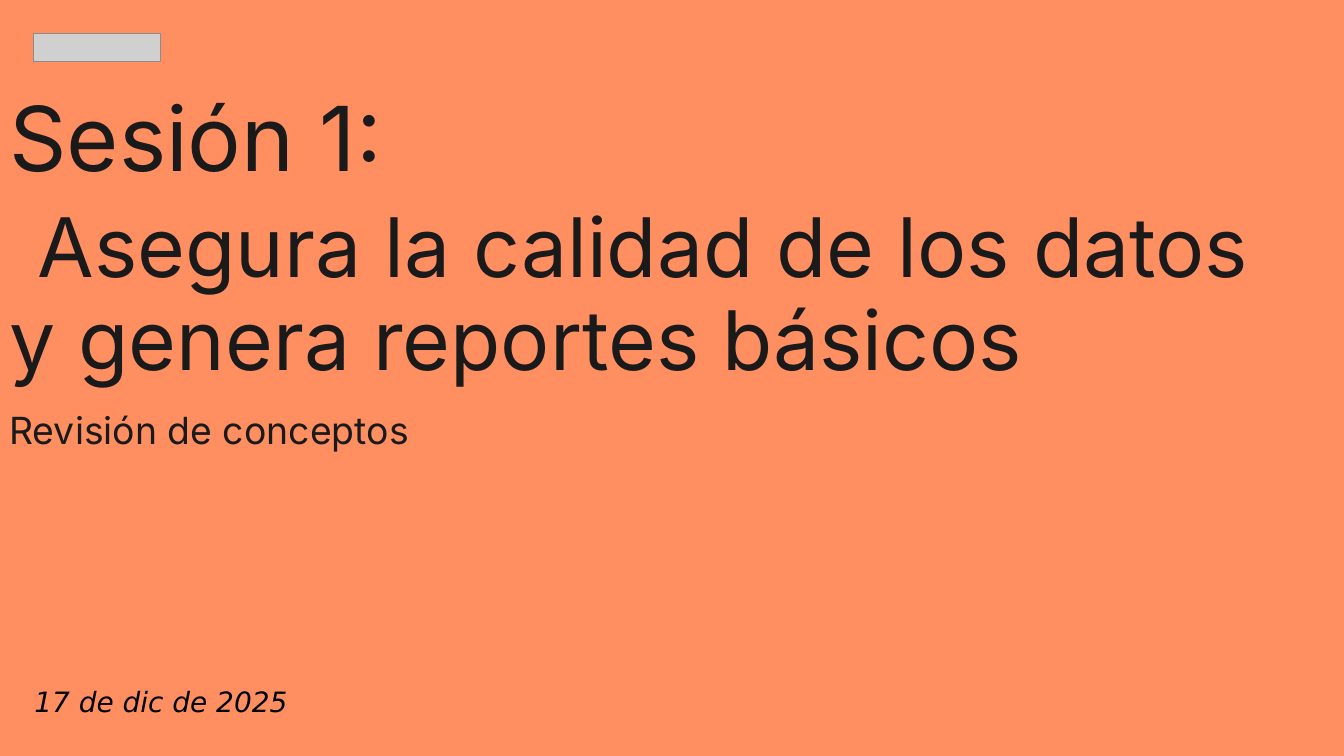
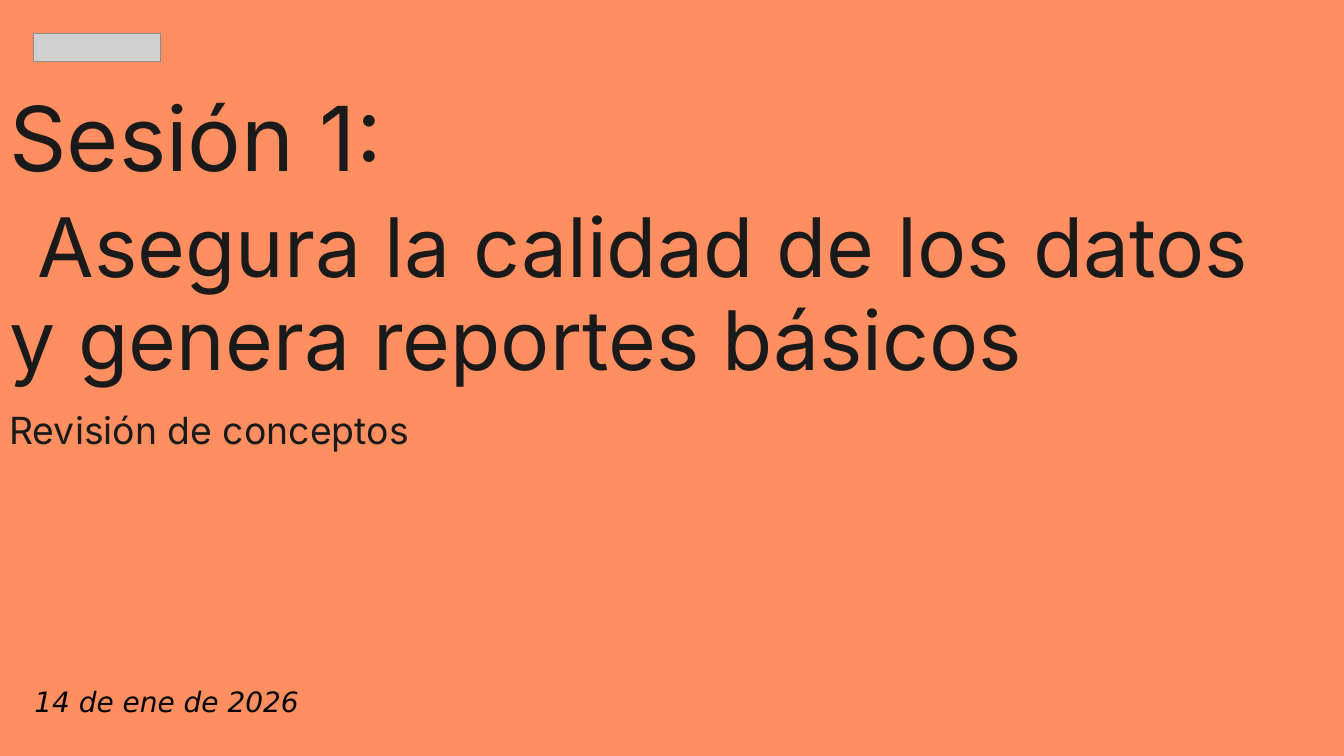
Before and after one commit to zyntonyson/bootcamp_ds_da, a slide deck: slide 1 of 01-da-v8-calidad-datos/01-da-s1-calidad-datos.pptx. Drawn at 1344x756 pixels with LibreOffice and Linux fonts; fonts in the diff are those of the drawing; grey boxes stand for pictures. Boxes give left, top, right and bottom in pixels: in the first picture for what was removed or moved away, otherwise in the second. Text is boxed around its words. In the diff, an @@ line names an element or a change of style, - is before the commit and + after.

```diff
--- a/01-da-v8-calidad-datos/01-da-s1-calidad-datos.pptx
+++ b/01-da-v8-calidad-datos/01-da-s1-calidad-datos.pptx
@@ text at [34, 690, 299, 713]: text changed @@
-17 de dic de 2025
+14 de ene de 2026
```
Also in this commit, not shown: 7 other slides changed, 3 other files.
